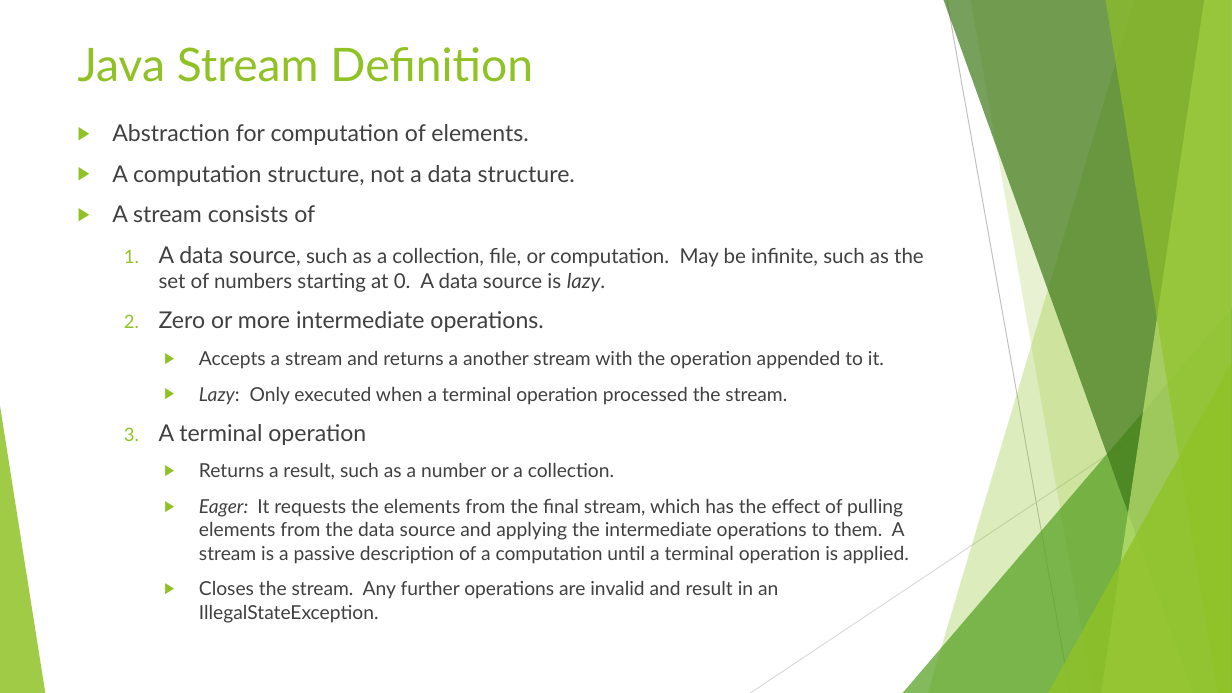
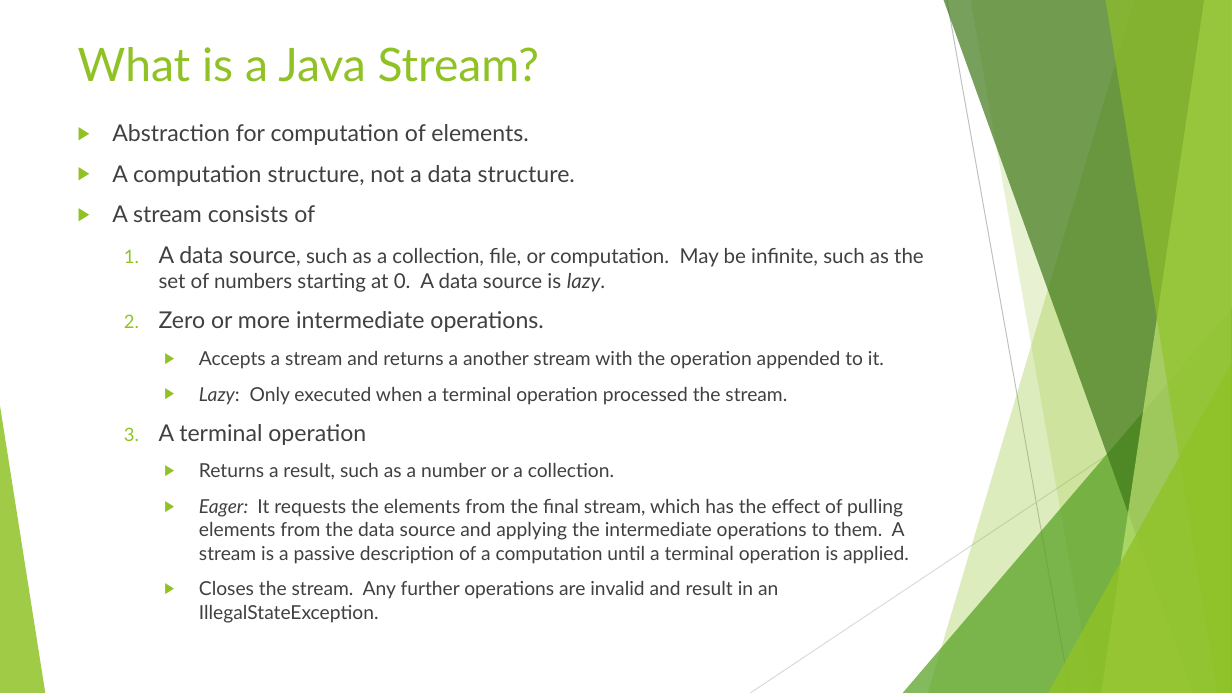
Before and after one commit to RichardRoda/2017-CodePaLOUsa-Lambda, a slide deck: slide 23 of Learning to Love the Lambda in the Stream.pptx. Drawn at 1232x693 pixels with LibreOffice and Linux fonts; fonts in the diff are those of the drawing. Boxes give left, top, right and bottom in pixels: in the first picture for what was removed or moved away, otherwise in the second. Text is boxed around its words. In the diff, an @@ line names an element or a change of style, - is before the commit and + after.

```diff
--- a/Learning to Love the Lambda in the Stream.pptx
+++ b/Learning to Love the Lambda in the Stream.pptx
@@ title at <box>78,47,539,82</box>: text changed @@
-Java Stream Definition
+What is a Java Stream?
```
Also in this commit, not shown: 7 other slides changed, 1 other file.
